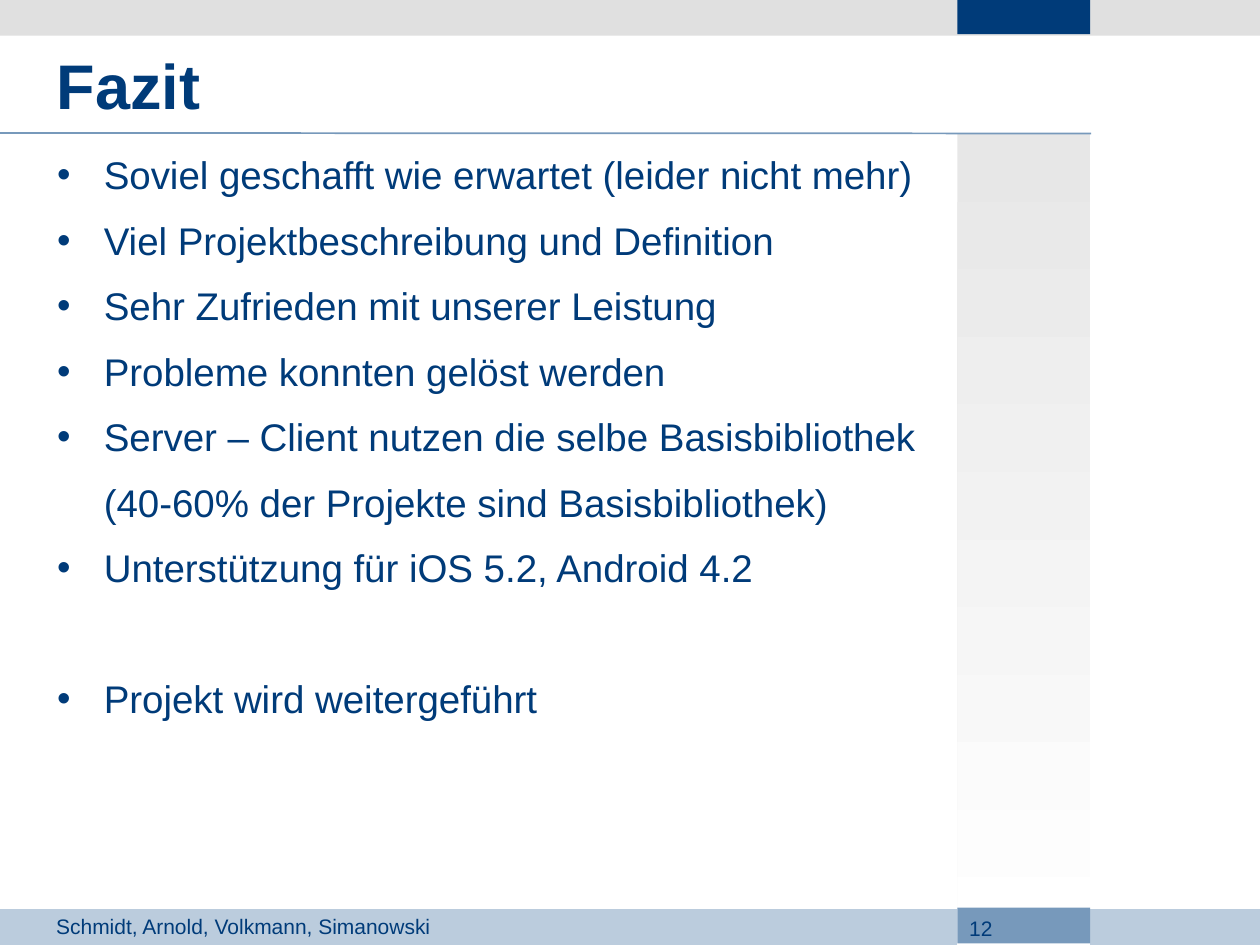
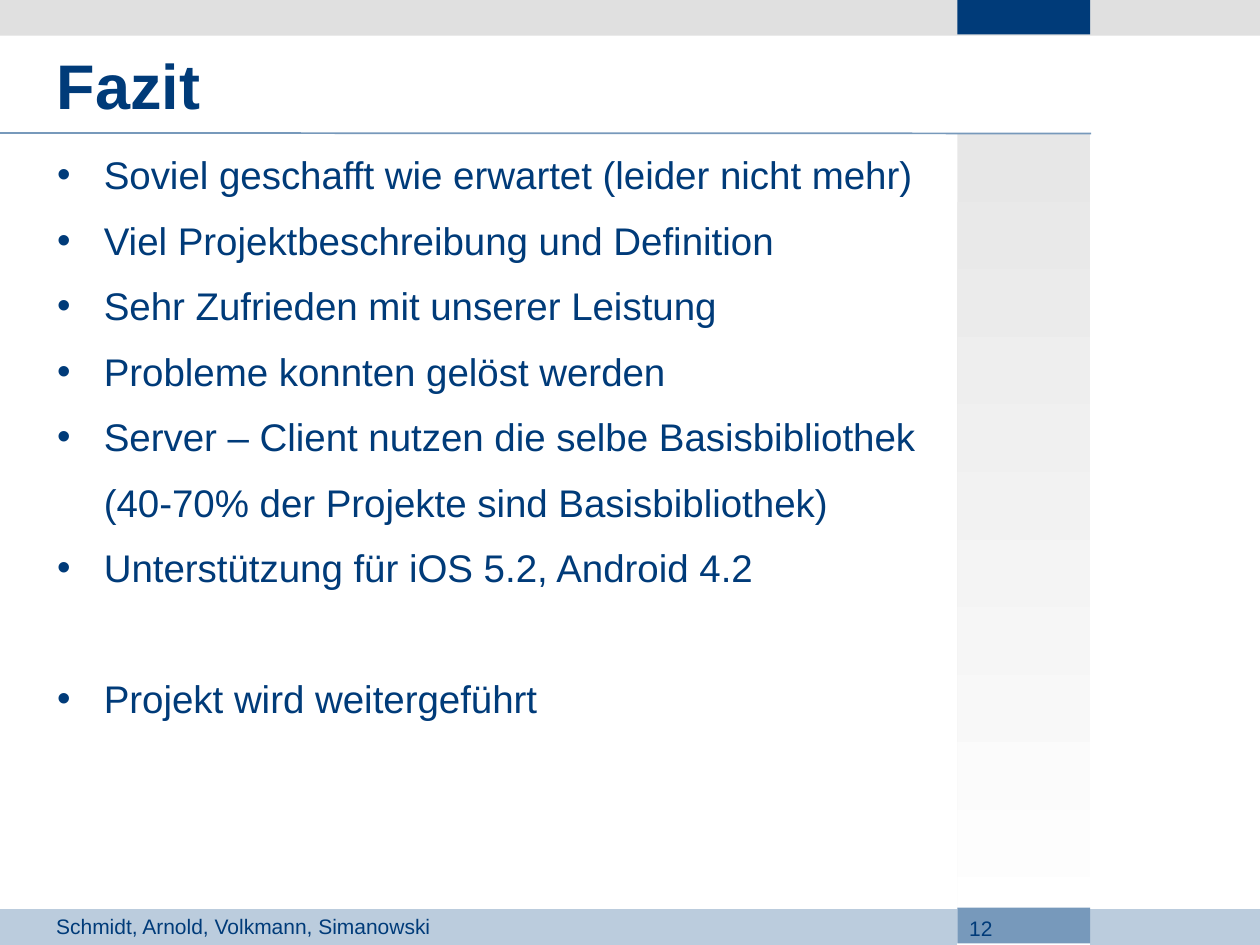
Before and after one commit to Lopt/ascendancy, a slide deck: slide 12 of docs/Projektdefinition/3_Presentation.odp. Drawn at 1260x945 pixels with LibreOffice and Linux fonts; fonts in the diff are those of the drawing; background and template pictures are left out. Boxes give left, top, right and bottom in pixels: in the first picture for what was removed or moved away, otherwise in the second. Text is boxed around its words. In the diff, an @@ line names an element or a change of style, - is before the commit and + after.

```diff
--- a/docs/Projektdefinition/3_Presentation.odp
+++ b/docs/Projektdefinition/3_Presentation.odp
@@ text at [104, 489, 827, 524]: text changed @@
-(40-60% der Projekte sind Basisbibliothek)
+(40-70% der Projekte sind Basisbibliothek)
```
Also in this commit, not shown: 3 other slides changed.
